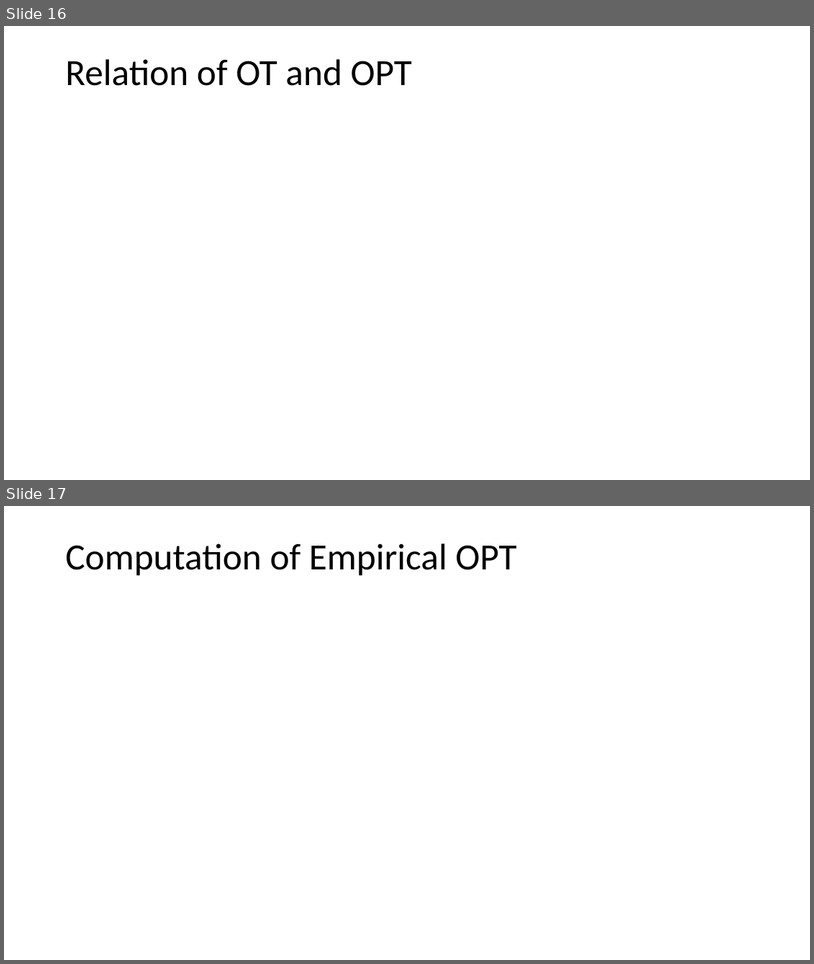
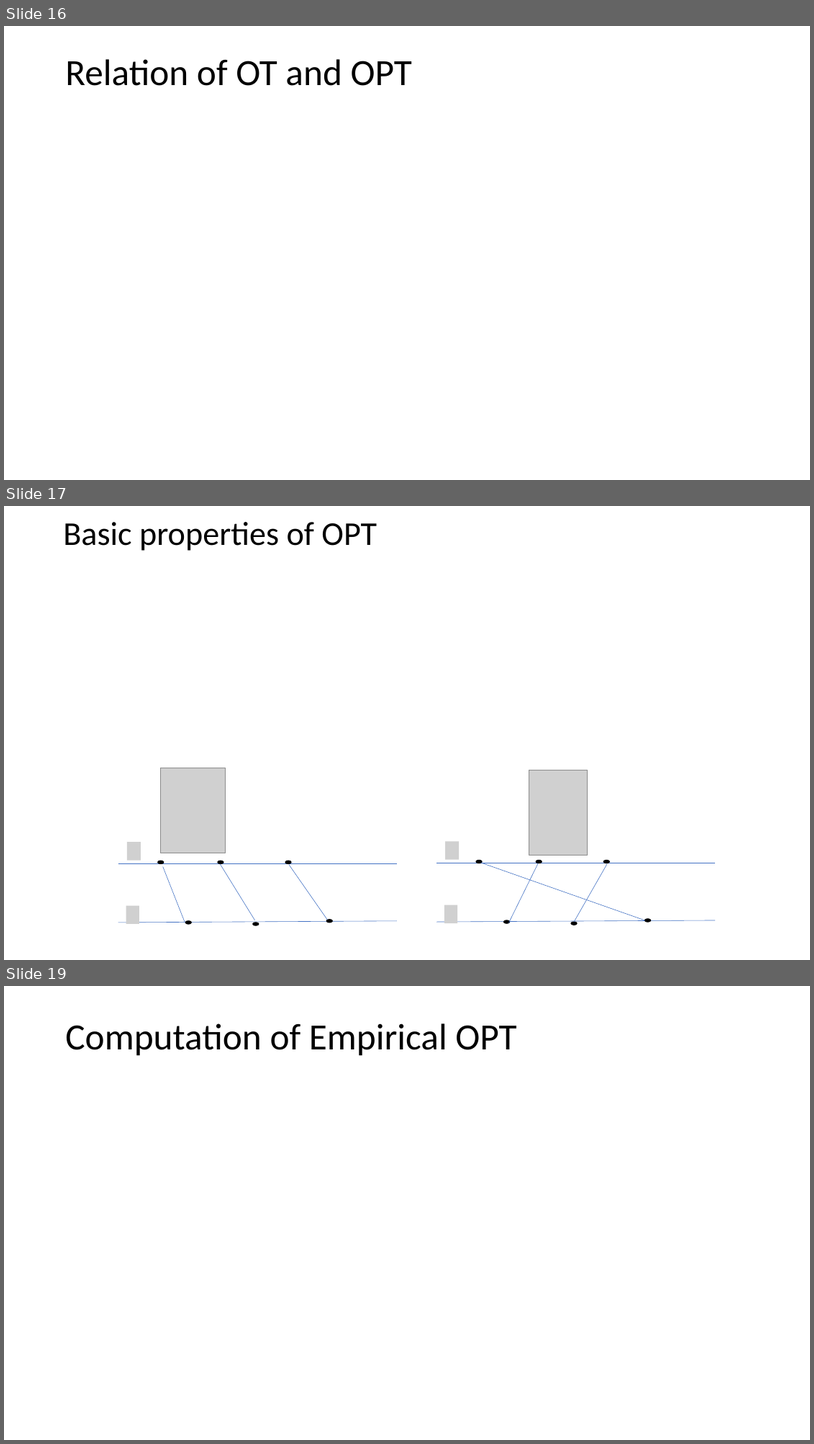
Before and after one commit to yikun-baio/sliced_opt, a slide deck: Sliced Optimal Partial Transport/OPT_Yikun.pptx. Shown one above the other, each under a label of ours: slides 16 and 17 before the commit, slides 16, 17 and 19 after it; the slides between them are not shown. The pictures are 814x964 and 814x1444 pixels, drawn with LibreOffice and Linux fonts; fonts in the diff are those of the drawing; grey boxes stand for pictures. Boxes give left, top, right and bottom in pixels: in the first picture for what was removed or moved away, otherwise in the second. Text is boxed around its words. In the diff, an @@ line names an element or a change of style, - is before the commit and + after.

```diff
--- a/Sliced Optimal Partial Transport/OPT_Yikun.pptx
+++ b/Sliced Optimal Partial Transport/OPT_Yikun.pptx
@@ slide 17 added at (4,506,810,960), background #FFFFFF @@
@@ title added at (63,522,377,551), 39.6 pt, text #000000 @@
+Basic properties of OPT
@@ picture added at (161,768,226,852) @@
@@ picture added at (529,770,588,854) @@
@@ picture added at (127,842,142,860) @@
@@ picture added at (445,841,460,860) @@
@@ line added from (118, 864) to (397, 864), #4472C4 0.5 pt @@
@@ ellipse added at (157,860,164,864), fill #000000, outline #000000 1 pt @@
@@ line added from (163, 867) to (185, 922), #4472C4 0.5 pt @@
@@ ellipse added at (218,860,224,864), fill #000000, outline #000000 1 pt @@
@@ line added from (220, 864) to (255, 920), #4472C4 0.5 pt @@
@@ ellipse added at (286,860,292,864), fill #000000, outline #000000 1 pt @@
@@ line added from (289, 864) to (328, 920), #4472C4 0.5 pt @@
@@ line added from (437, 863) to (716, 863), #4472C4 0.5 pt @@
@@ ellipse added at (476,860,483,863), fill #000000, outline #000000 1 pt @@
@@ line added from (481, 862) to (646, 921), #4472C4 0.5 pt @@
@@ line added from (539, 863) to (509, 923), #4472C4 0.5 pt @@
@@ ellipse added at (536,860,543,863), fill #000000, outline #000000 1 pt @@
@@ line added from (608, 864) to (574, 921), #4472C4 0.5 pt @@
@@ ellipse added at (604,860,610,863), fill #000000, outline #000000 1 pt @@
@@ picture added at (126,906,139,924) @@
@@ picture added at (445,905,458,923) @@
@@ line added from (118, 922) to (397, 921), #4472C4 0.5 pt @@
@@ ellipse added at (185,921,191,924), fill #000000, outline #000000 1 pt @@
@@ ellipse added at (253,922,260,925), fill #000000, outline #000000 1 pt @@
@@ ellipse added at (327,919,333,922), fill #000000, outline #000000 1 pt @@
@@ line added from (437, 921) to (716, 920), #4472C4 0.5 pt @@
@@ ellipse added at (504,921,510,924), fill #000000, outline #000000 1 pt @@
@@ ellipse added at (571,921,578,924), fill #000000, outline #000000 1 pt @@
@@ ellipse added at (646,919,651,921), fill #000000, outline #000000 1 pt @@
@@ what was slide 17 is now slide 19 @@
```
Also in this commit, not shown: 2 slides changed, 2 other slides added, 4 other files.
